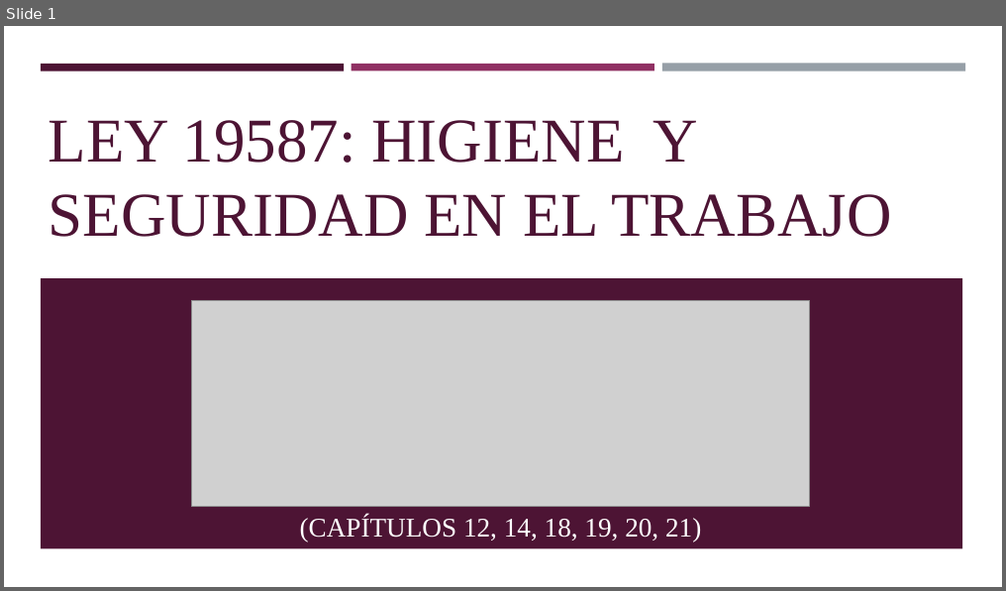
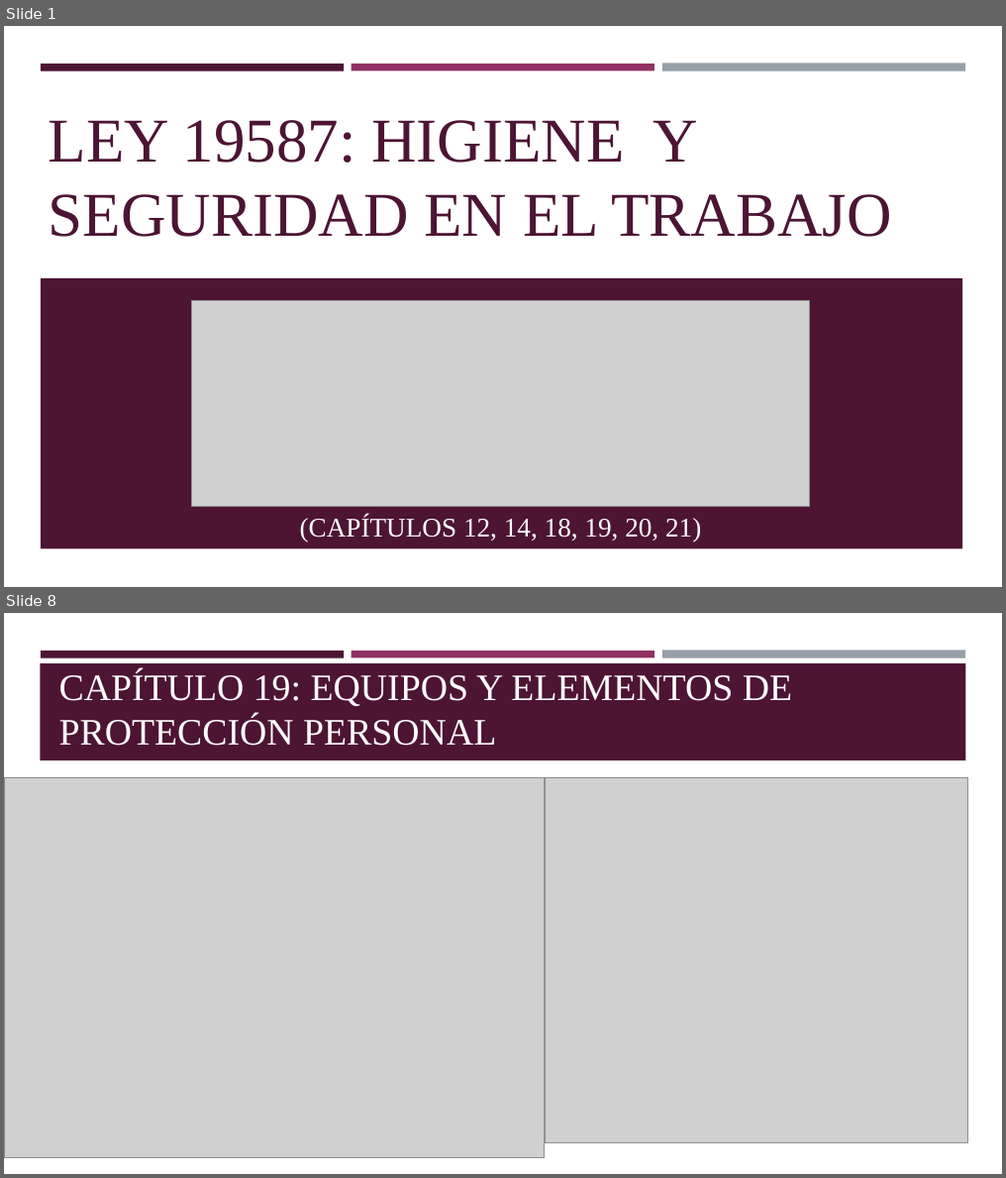
Before and after one commit to Cnsgnicole/doubik, a slide deck: TP LEY 19587 - Presentación de capítulos.pptx. Shown one above the other, each under a label of ours: slide 1 before the commit, slides 1 and 8 after it; the slides between them are not shown. The pictures are 1006x591 and 1006x1178 pixels, drawn with LibreOffice and Linux fonts; fonts in the diff are those of the drawing; grey boxes stand for pictures. Boxes give left, top, right and bottom in pixels: in the first picture for what was removed or moved away, otherwise in the second. Text is boxed around its words. In the diff, an @@ line names an element or a change of style, - is before the commit and + after.

```diff
--- a/TP LEY 19587 - Presentación de capítulos.pptx
+++ b/TP LEY 19587 - Presentación de capítulos.pptx
@@ slide 8 added at [4, 613, 1002, 1174], background #FFFFFF; not listed: 3 template elements that a slide beside it also shows @@
@@ rectangle added at [40, 663, 966, 761], fill #4D1434 @@
@@ title added at [59, 670, 792, 746], 36 pt, text #FFFFFF @@
+CAPÍTULO 19: EQUIPOS Y ELEMENTOS DE PROTECCIÓN PERSONAL
@@ picture added at [4, 777, 545, 1157] @@
@@ picture added at [545, 777, 967, 1143] @@
```
Also in this commit, not shown: 3 slides changed, 3 other slides added, 9 slides removed.
